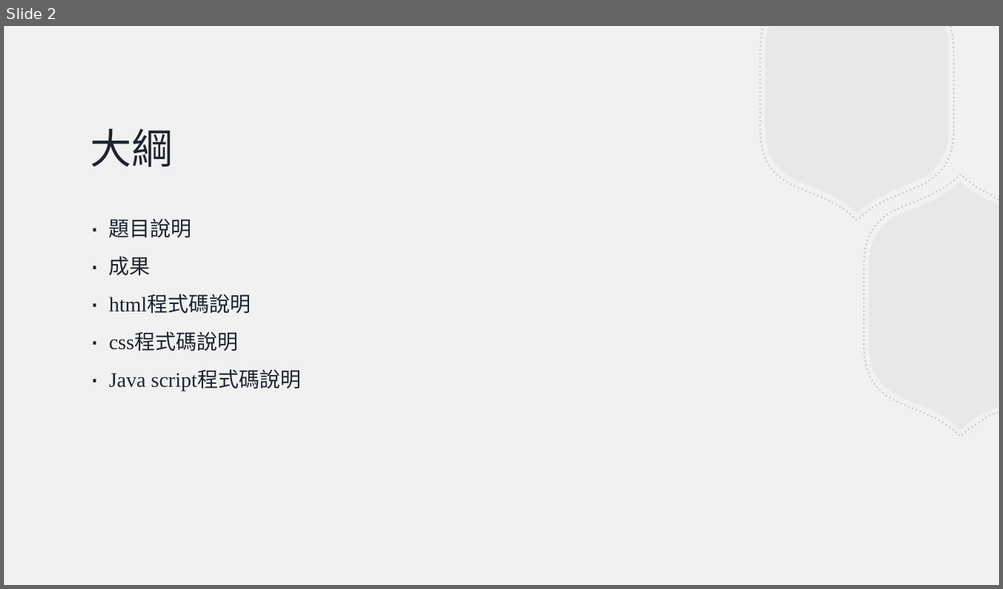
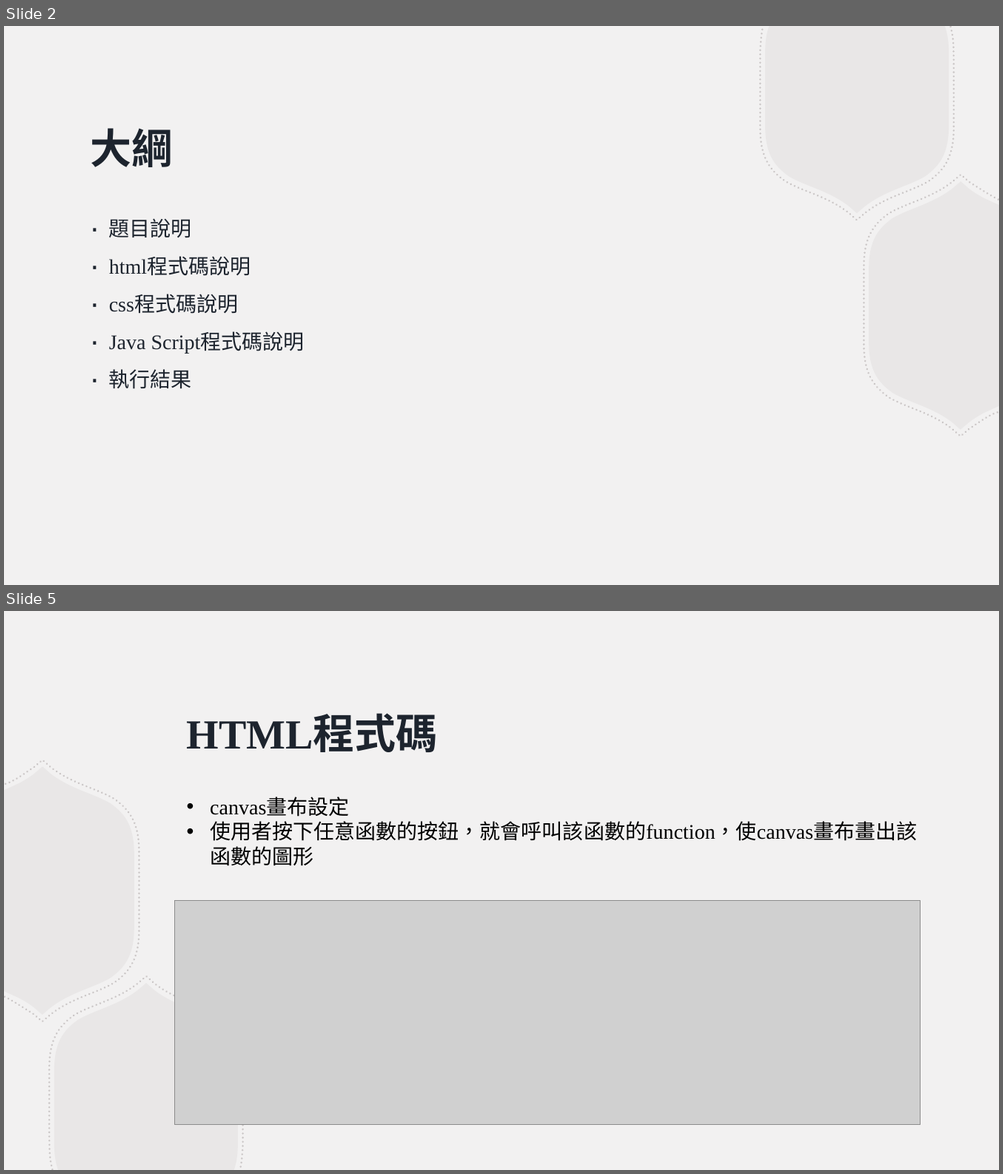
Before and after one commit to evachen20041010/JavaScript, a slide deck: Grp_1/實習課第6組_Grp1.pptx. Shown one above the other, each under a label of ours: slide 2 before the commit, slides 2 and 5 after it; the slides between them are not shown. The pictures are 1003x589 and 1003x1174 pixels, drawn with LibreOffice and Linux fonts; fonts in the diff are those of the drawing; grey boxes stand for pictures. Boxes give left, top, right and bottom in pixels: in the first picture for what was removed or moved away, otherwise in the second. Text is boxed around its words. In the diff, an @@ line names an element or a change of style, - is before the commit and + after.

```diff
--- a/Grp_1/實習課第6組_Grp1.pptx
+++ b/Grp_1/實習課第6組_Grp1.pptx
@@ slide 5 added at bbox=[4, 611, 999, 1170], background #F2F1F1 @@
@@ title added at bbox=[187, 717, 438, 752], 40 pt, text #1D242E, bold @@
+HTML程式碼
@@ group added at bbox=[4, 760, 243, 1170]: 4 freeform shapes @@
@@ text added at bbox=[210, 798, 916, 841], 20 pt, text #000000 @@
+• canvas畫布設定
+• 使用者按下任意函數的按鈕，就會呼叫該函數的function，使canvas畫布畫出該函數的圖形
@@ picture added at bbox=[175, 900, 919, 1125] @@
@@ slide 2 changed as well @@
@@ title "大綱" at bbox=[91, 128, 173, 167]: bold on @@
@@ text at bbox=[109, 256, 151, 276]: paragraph removed @@
-∙ 成果
@@ text at bbox=[109, 333, 304, 389]: text changed @@
-∙ Java script程式碼說明
+∙ Java Script程式碼說明
+∙ 執行結果
```
Also in this commit, not shown: 1 other slide changed, 11 other slides added, 1 other file.
